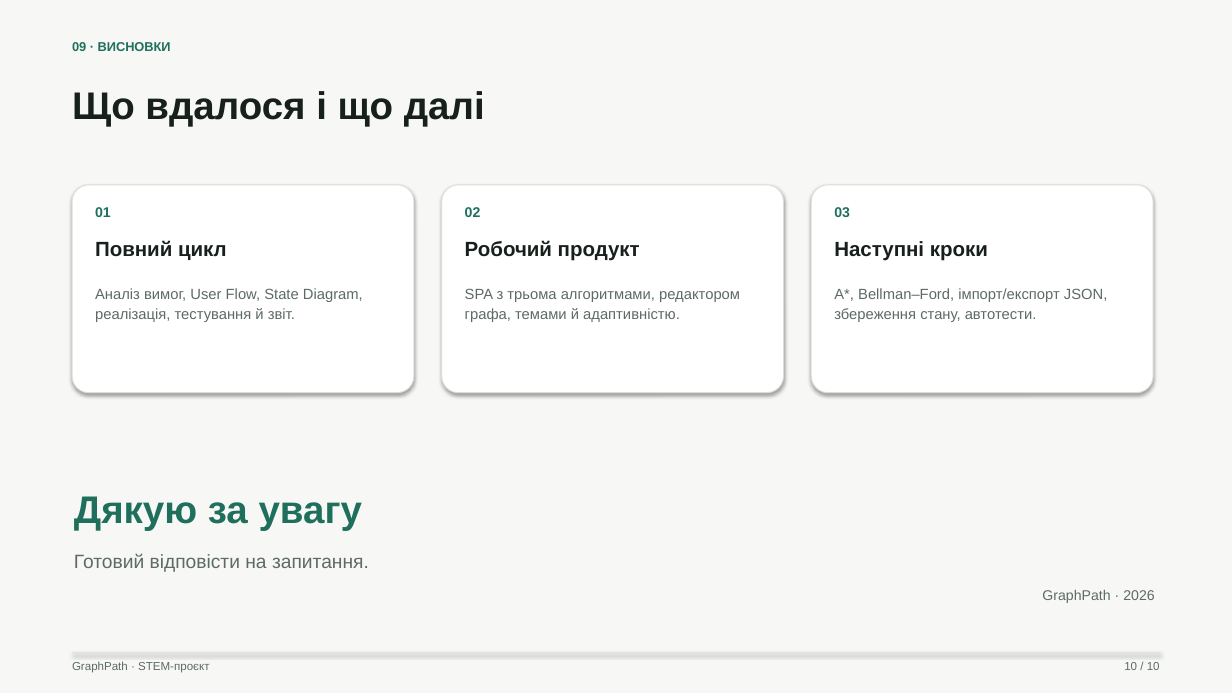
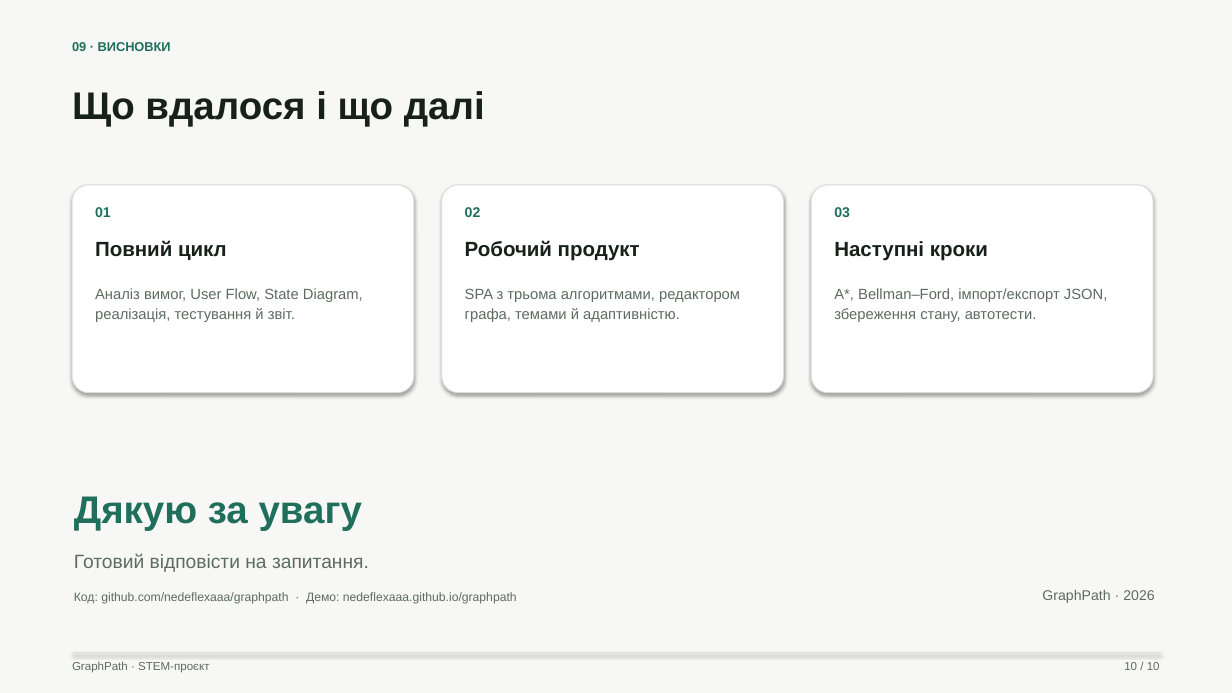
Before and after one commit to nedeflexaaa/graphpath, a slide deck: slide 10 of docs/presentation/GraphPath_Presentation.pptx. Drawn at 1232x693 pixels with LibreOffice and Linux fonts; fonts in the diff are those of the drawing. Boxes give left, top, right and bottom in pixels: in the first picture for what was removed or moved away, otherwise in the second. Text is boxed around its words. In the diff, an @@ line names an element or a change of style, - is before the commit and + after.

Commit message:
Finalize report, presentation and deployment

```diff
--- a/docs/presentation/GraphPath_Presentation.pptx
+++ b/docs/presentation/GraphPath_Presentation.pptx
@@ text added at (74,592,517,604), 9.5 pt, text #5D6B63 @@
+Код: github.com/nedeflexaaa/graphpath · Демо: nedeflexaaa.github.io/graphpath
```
Also in this commit, not shown: 6 other files.
